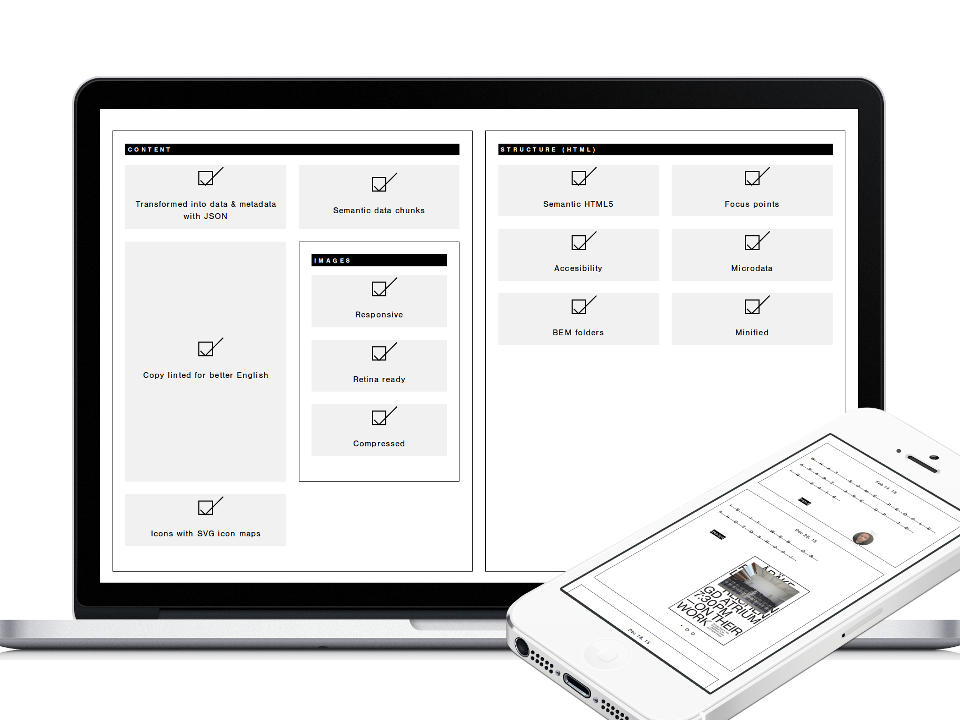
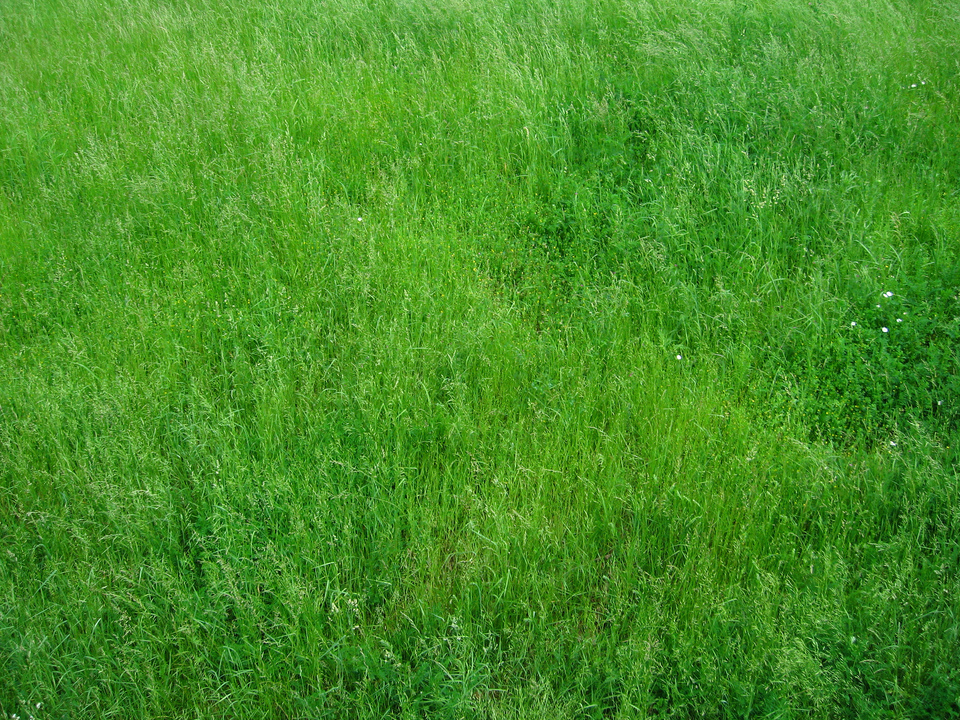
Layers edited between the first and the second 960 × 720 image:
added layer "Pasted Layer" above "t3" over (0, 0, 960, 720)
